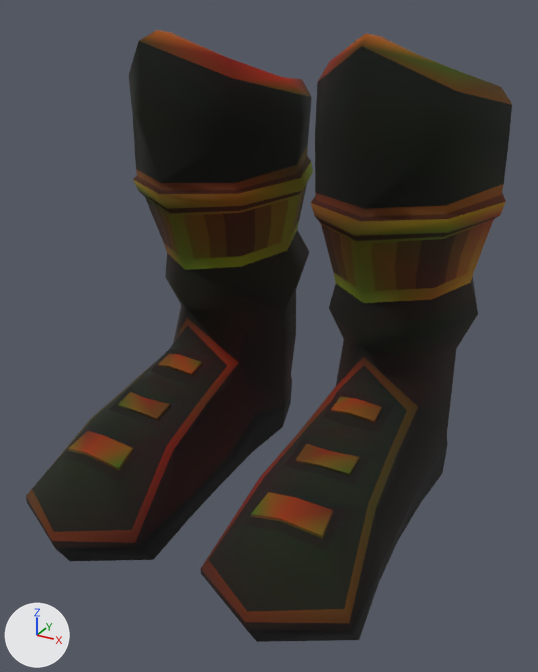
The glTF model assets/halloween_2020/feet/hwn_2020_cult_servant_feet/HWN_2020_Feet_Cult_Servant.glb as it was, and as the next commit left it.
Before and after are seen from a 50 mm lens placed at (0.288, -0.608, 0.418), pointed at (0.007, -0.096, 0.162). Every picture has the same lights, and +X, +Y and +Z are marked at lower left. Where no turn or scale is listed for an object, it has been applied to the vertices. Vertices at the same position are counted once.

In view in the first picture: 'HWN_2020_Feet_Cult_Servant'.
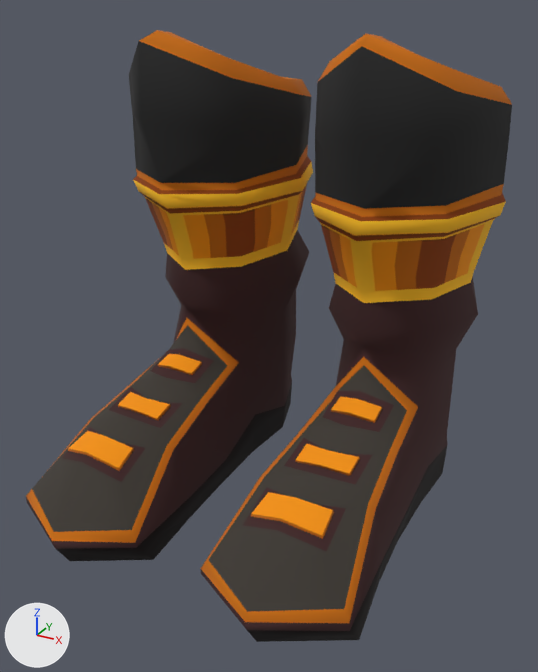
Commit message: fix wearables hwnn

The change, as a diff of the scene's bpy script:
```diff
--- a/assets/halloween_2020/feet/hwn_2020_cult_servant_feet/HWN_2020_Feet_Cult_Servant.glb.py
+++ b/assets/halloween_2020/feet/hwn_2020_cult_servant_feet/HWN_2020_Feet_Cult_Servant.glb.py
@@ mat_avatarwearables_mat @@
 n2.image = img_scifipack__emissive_tx
-n3 = _N.new('ShaderNodeMix'); n3.name = 'Mix'
-n3.data_type = 'RGBA'
-n3.blend_type = 'MULTIPLY'
-n3.inputs[0].default_value = 1.0  # 'Factor'
-n4 = _N.new('ShaderNodeVertexColor'); n4.name = 'Color Attribute'
 n5 = _N.new('ShaderNodeTexImage'); n5.name = 'Image Texture.001'
@@ mat_avatarwearables_mat @@
 n0 = _N.new('ShaderNodeBsdfPrincipled'); n0.name = 'Principled BSDF'
 _L.new(n2.outputs[0], n0.inputs[27])  # 'Color' to 'Emission Color'
-_L.new(n3.outputs[2], n0.inputs[0])  # 'Result' to 'Base Color'
-_L.new(n4.outputs[0], n3.inputs[7])  # 'Color' to 'B'
-_L.new(n5.outputs[0], n3.inputs[6])  # 'Color' to 'A'
+_L.new(n5.outputs[0], n0.inputs[0])  # 'Color' to 'Base Color'
@@ me_mesh_025 @@
 me_mesh_025.from_pydata(...)  # 466 vertices, 924 faces; spans x -0.172..0.172, y -0.277..0.118, z 0.001..0.403
 # used by ob_hwn_2020_feet_cult_servant; location = (0.0, 0.0, 0.0)
+# me_mesh_025 part 1: vertex colours changed
 me_mesh_025.materials.append(mat_avatarwearables_mat)
```

Pixel boxes [x1, y1, x2, y2] of what changed, in the pictures (538 x 672 px):
'HWN_2020_Feet_Cult_Servant', recoloured
    both: [26, 30, 512, 633]
